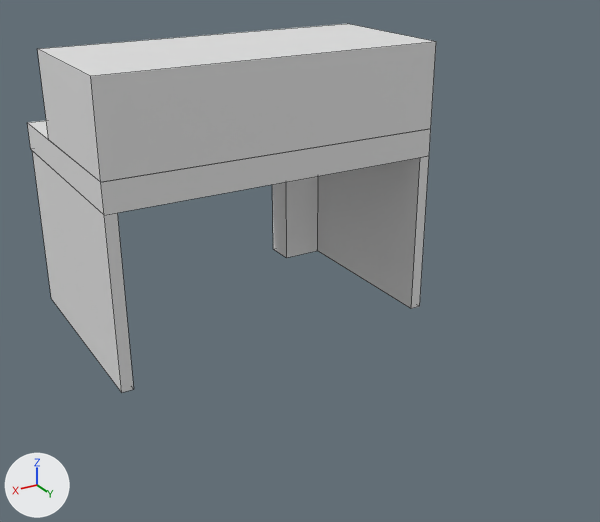
The FBX model EpicGameJam/Assets/Models/buildings/inset_base.fbx, before and after one commit.
Both versions are drawn from a 50 mm lens placed at (6.41, 15.2, 7.15), pointed at (-0.27, 4.07, 1.58). The lights are fixed; the arrows at lower left show +X, +Y and +Z. Mesh edges are drawn as thin lines.

Before the edit, the objects in view are built like this:
```python
me_plane_013 = bpy.data.meshes.new('Plane.013')
me_plane_013.from_pydata(...)  # 48 vertices, 36 faces; spans x -3.0..3.0, y -0.1..4.0, z 0.0..5.0
# before: 42 (-3.0, 4.0, 5.0) at pixel (436, 41), 43 (3.0, 4.0, 5.0) at pixel (90, 76)
ob_inset = bpy.data.objects.new('inset', me_plane_013)
ob_inset.location = (0.0, 0.0, 0.0)
```
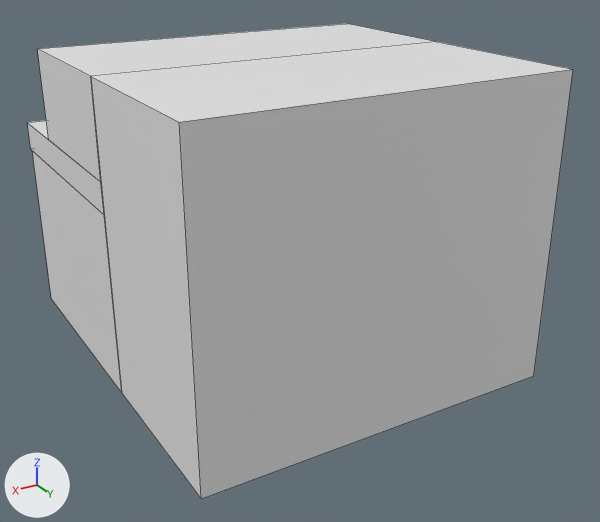
Boxes [x1, y1, x2, y2] around the edits, measured in the pictures (600 x 522 px):
'inset', reshaped (33% wider, 29% taller): before [27, 24, 436, 392]; after [27, 24, 573, 499]
part 1 of me_plane_013, added: after [91, 42, 573, 499]

What the commit changed:
me_plane_013 has 48 vertices, 36 faces and spans x -3.0..3.0, y -0.1..4.0, z 0.0..5.0.
me_plane_013 is used by ob_inset; location (0.0, 0.0, 0.0).
Verts and faces of me_plane_013; kept vertices keep their numbers, new ones are numbered from 48.
Part 1, on me_plane_013:
New vertex 48 is at (-3.0, 4.0, 0.0).
New vertex 49 is at (-3.0, 7.0, 0.0), pixel (533, 375).
New vertex 50 is at (-3.0, 7.0, 5.0), pixel (573, 69).
New vertices 51, 52, 53 stand at vertices 48, 49, 50, in that order, plus (6.0, 0.0, 0.0).
New faces: (42, 48, 51, 43), (49, 50, 53, 52), (42, 43, 53, 50), (48, 49, 52, 51), (42, 50, 49, 48), (43, 51, 52, 53).
